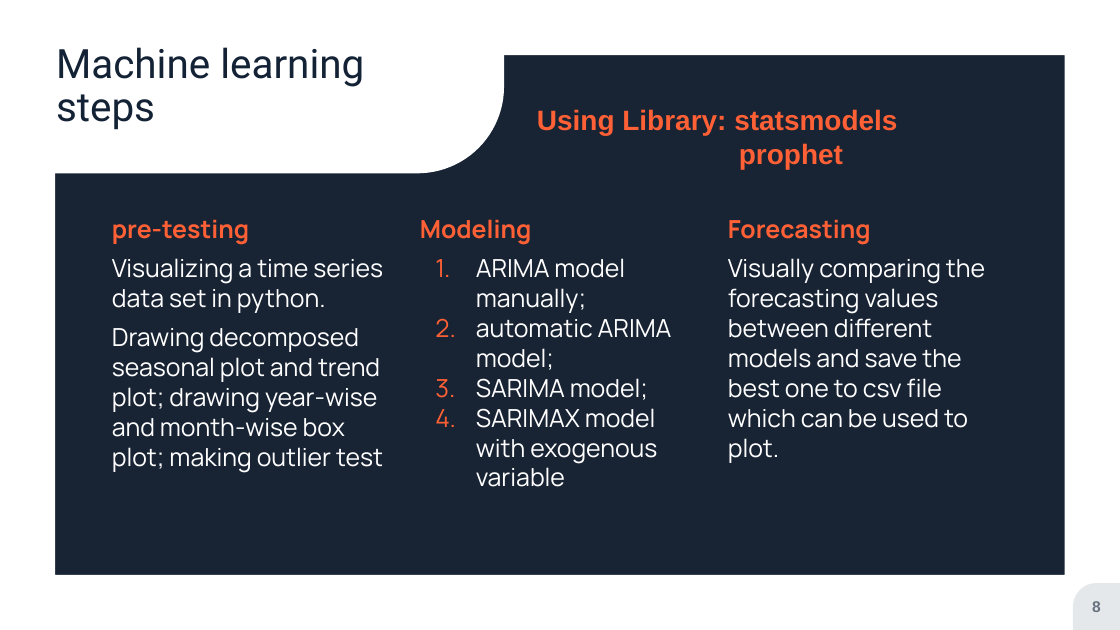
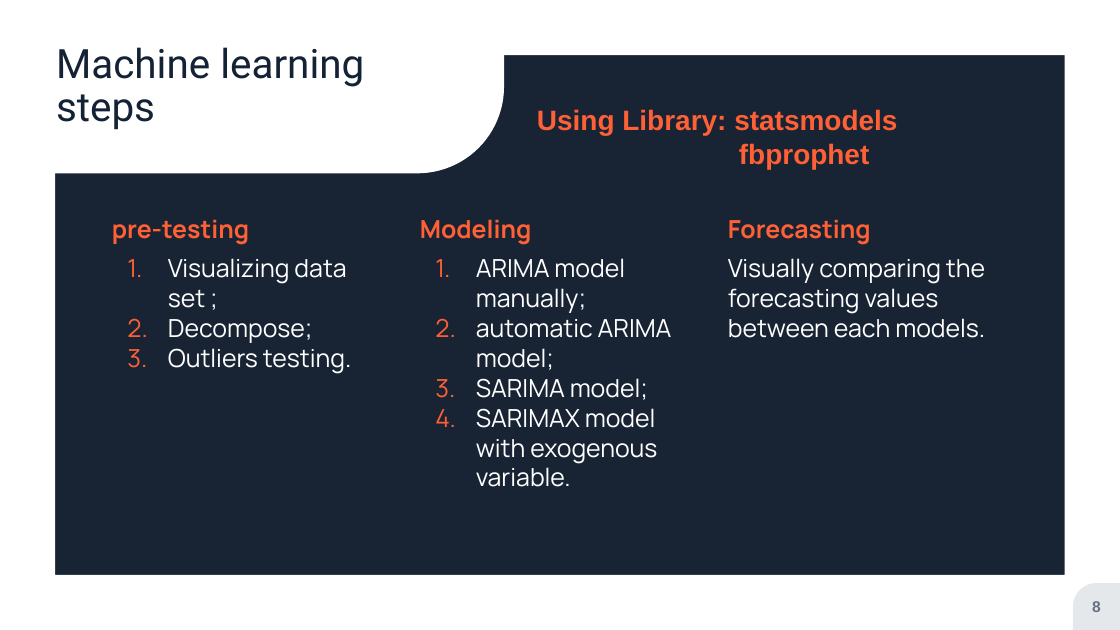
Before and after one commit to jmitterh/Project_3_Potential_Marketing, a slide deck: slide 8 of Data-Estate Presentation.pptx. Drawn at 1120x630 pixels with LibreOffice and Linux fonts; fonts in the diff are those of the drawing; background and template pictures are left out; a plain dark background stands for a picture behind light text. Boxes give left, top, right and bottom in pixels: in the first picture for what was removed or moved away, otherwise in the second. Text is boxed around its words. In the diff, an @@ line names an element or a change of style, - is before the commit and + after.

Commit message:
updated PPT

```diff
--- a/Data-Estate Presentation.pptx
+++ b/Data-Estate Presentation.pptx
@@ text at [739, 143, 869, 169]: text changed @@
-prophet
+fbprophet
@@ text at [168, 258, 351, 374]: text changed @@
-Visualizing a time series data set in python.
-Drawing decomposed seasonal plot and trend plot; drawing year-wise and month-wise box plot; making outlier test
+1. Visualizing data set ;
+2. Decompose;
+3. Outliers testing.
@@ text at [728, 258, 985, 338]: text changed @@
-Visually comparing the forecasting values between different models and save the best one to csv file which can be used to plot.
+Visually comparing the forecasting values between each models.
@@ text at [476, 408, 657, 487]: text changed @@
-4. SARIMAX model with exogenous variable
+4. SARIMAX model with exogenous variable.
```
Also in this commit, not shown: 3 other slides changed.
